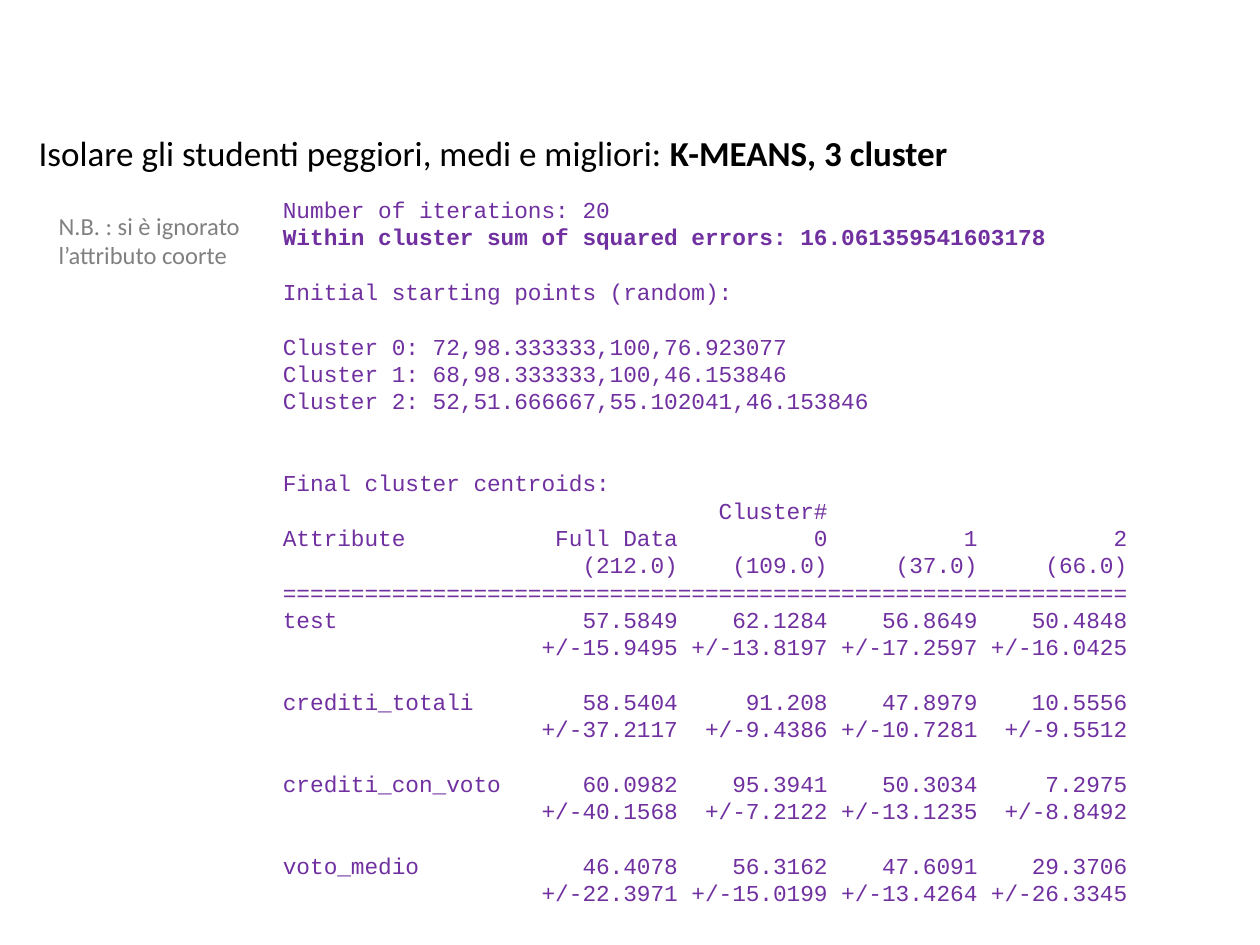
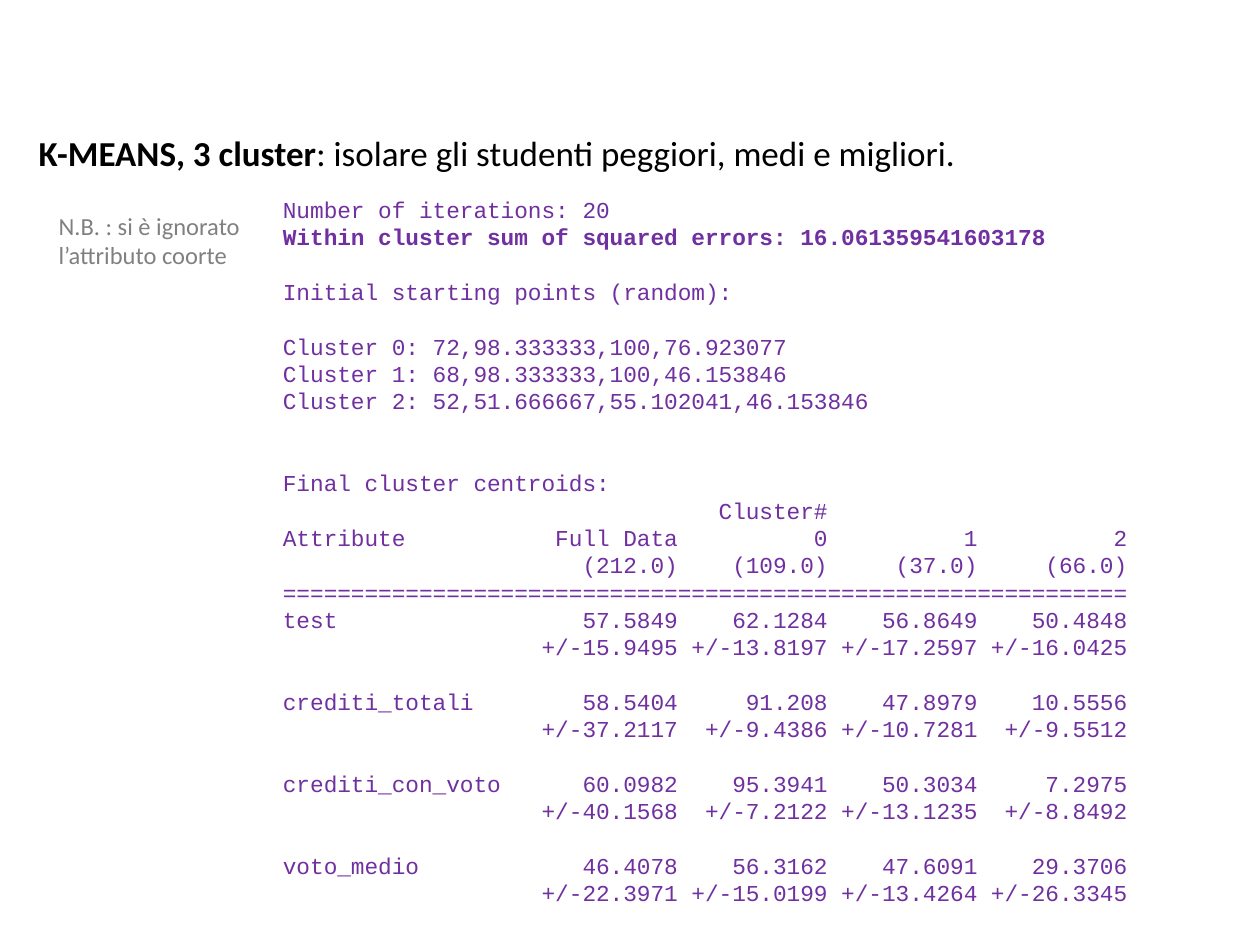
Before and after one commit to BlacknDecker/unifi, a slide deck: slide 43 of relazione.pptx (slide 41 before the commit). Drawn at 1260x945 pixels with LibreOffice and Linux fonts; fonts in the diff are those of the drawing; background and template pictures are left out. Boxes give left, top, right and bottom in pixels: in the first picture for what was removed or moved away, otherwise in the second. Text is boxed around its words. In the diff, an @@ line names an element or a change of style, - is before the commit and + after.

```diff
--- a/relazione.pptx
+++ b/relazione.pptx
@@ text at bbox=[39, 141, 955, 172]: text changed @@
-Isolare gli studenti peggiori, medi e migliori: K-MEANS, 3 cluster
+K-MEANS, 3 cluster: isolare gli studenti peggiori, medi e migliori.
```
Also in this commit, not shown: 22 other slides changed, 12 slides added, 58 other files.
